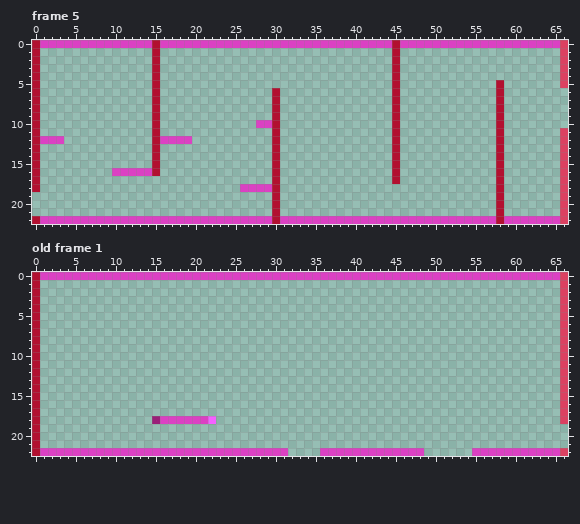
A pixel-art file gets an edit: assets/bunnyhop/levellong.aseprite. The first picture shows the starting point.
67x23 pixels, 5 frames. Shown: frame 5, old frame 1. The commit also changed other frames, which this record leaves out.
After the commit:
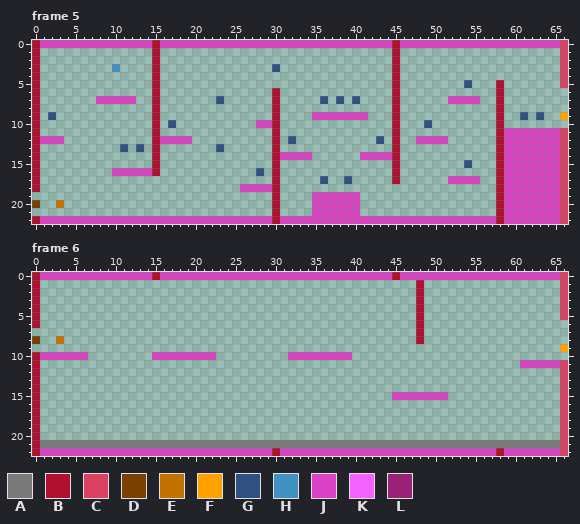
Palette (. is transparent): A #797979  B #b21030  C #db4161  D #794100  E #c37100  F #ffa200  G #305182  H #4192c3  J #db41c3  K #f361ff  L #9a2079
A new or re-ordered frame is compared with the old frame closest to it.
The edit:
frames 5 -> 7
layer "entity" now shown
--- frame 5, layers "entity", "level"
@@ x 0..66 @@
  2 B..............B.............................B....................C
- 3 B..............B.............................B....................C
+ 3 B.........H....B..............G..............B....................C
  4 B..............B.............................B....................C
- 5 B..............B.............................B............B.......C
+ 5 B..............B.............................B........G...B.......C
  6 B..............B..............B..............B............B........
- 7 B..............B..............B..............B............B........
+ 7 B.......JJJJJ..B.......G......B.....G.G.G....B......JJJJ..B........
  8 B..............B..............B..............B............B........
- 9 B..............B..............B..............B............B........
-10 B..............B............JJB..............B............B........
-11 B..............B..............B..............B............B.......C
-12 BJJJ...........BJJJJ..........B..............B............B.......C
-13 B..............B..............B..............B............B.......C
-14 B..............B..............B..............B............B.......C
-15 B..............B..............B..............B............B.......C
-16 B.........JJJJJB..............B..............B............B.......C
-17 B.............................B..............B............B.......C
-18 B.........................JJJJB...........................B.......C
-19 ..............................B...........................B.......C
-20 ..............................B...........................B.......C
-21 ..............................B...........................B.......C
+ 9 B.G............B..............B....JJJJJJJ...B............B..G.G..F
+10 B..............B.G..........JJB..............B...G........B........
+11 B..............B..............B..............B............BJJJJJJJC
+12 BJJJ...........BJJJJ..........B.G..........G.B..JJJJ......BJJJJJJJC
+13 B..........G.G.B.......G......B..............B............BJJJJJJJC
+14 B..............B..............BJJJJ......JJJJB............BJJJJJJJC
+15 B..............B..............B..............B........G...BJJJJJJJC
+16 B.........JJJJJB............G.B..............B............BJJJJJJJC
+17 B.............................B.....G..G.....B......JJJJ..BJJJJJJJC
+18 B.........................JJJJB...........................BJJJJJJJC
+19 ..............................B....JJJJJJ.................BJJJJJJJC
+20 D..E..........................B....JJJJJJ.................BJJJJJJJC
+21 ..............................B....JJJJJJ.................BJJJJJJJC
 22 BJJJJJJJJJJJJJJJJJJJJJJJJJJJJJBJJJJJJJJJJJJJJJJJJJJJJJJJJJBJJJJJJJC
--- frame 6 is new; against old frame 1, layers "entity", "level"
@@ x 0..66 @@
- 0 BJJJJJJJJJJJJJJJJJJJJJJJJJJJJJJJJJJJJJJJJJJJJJJJJJJJJJJJJJJJJJJJJJC
- 1 B.................................................................C
- 2 B.................................................................C
- 3 B.................................................................C
- 4 B.................................................................C
- 5 B.................................................................C
- 6 B.................................................................C
- 7 B.................................................................C
- 8 B.................................................................C
- 9 B.................................................................C
-10 B.................................................................C
-11 B.................................................................C
+ 0 BJJJJJJJJJJJJJJBJJJJJJJJJJJJJJJJJJJJJJJJJJJJJBJJJJJJJJJJJJJJJJJJJJC
+ 1 B...............................................B.................C
+ 2 B...............................................B.................C
+ 3 B...............................................B.................C
+ 4 B...............................................B.................C
+ 5 B...............................................B.................C
+ 6 B...............................................B..................
+ 7 ................................................B..................
+ 8 D..E............................................B..................
+ 9 ..................................................................F
+10 BJJJJJJ........JJJJJJJJ.........JJJJJJJJ...........................
+11 B............................................................JJJJJC
 12 B.................................................................C
@@ x 0..66 @@
 14 B.................................................................C
-15 B.................................................................C
+15 B............................................JJJJJJJ..............C
 16 B.................................................................C
 17 B.................................................................C
-18 B..............LJJJJJJK...........................................C
-19 B..................................................................
-20 B..................................................................
-21 B..................................................................
-22 BJJJJJJJJJJJJJJJJJJJJJJJJJJJJJJJ....JJJJJJJJJJJJJ......JJJJJJJJJJJC
+18 B.................................................................C
+19 B.................................................................C
+20 B.................................................................C
+21 BAAAAAAAAAAAAAAAAAAAAAAAAAAAAAAAAAAAAAAAAAAAAAAAAAAAAAAAAAAAAAAAAAC
+22 BJJJJJJJJJJJJJJJJJJJJJJJJJJJJJBJJJJJJJJJJJJJJJJJJJJJJJJJJJBJJJJJJJC
